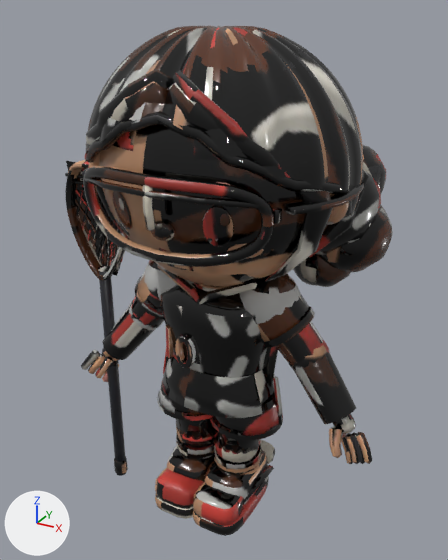
An edit to the Blender file 3D/Production/Characters/GirlField/LaxAttack_GirlField.blend, drawn before and after from the same camera.
Both versions are drawn from a 50 mm camera at (0.79, -1.409, 1.452) aimed at (-0.044, 0.107, 0.693). The lights are fixed; the arrows at lower left show +X, +Y and +Z. The picture after the commit comes second.

The first picture shows 'lax_shooter_body'.
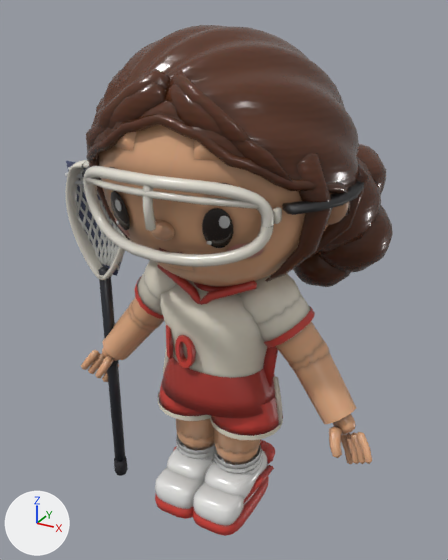
Where the change shows, as pixel boxes (x1, y1, x2, y2) in the pictures (448 x 560 px; the box of a moved part takes in the faces that stretch with it):
'lax_shooter_body', reshaped, surface changed (lighter)
    before: (65, 26, 393, 536)
    after: (65, 25, 393, 536)
part 1 of me_lax_shooter_body, moved or reshaped
    before: (119, 198, 125, 210)
    after: (115, 199, 121, 212)
part 2 of me_lax_shooter_body, moved or reshaped
    before: (113, 131, 137, 151)
    after: (114, 132, 136, 151)
part 3 of me_lax_shooter_body, moved or reshaped
    before: (86, 26, 363, 247)
    after: (92, 25, 359, 248)
part 4 of me_lax_shooter_body, surface changed (lighter)
    both: (65, 26, 393, 536)

The change in detail:
me_lax_shooter_body has 16098 vertices, 16658 faces and spans x -0.52..0.5, y -0.34..0.55, z -0.11..1.41.
me_lax_shooter_body is used by ob_lax_shooter_body; location (0.0, 0.0, 0.0).
me_lax_shooter_body part 1: the loose piece of 86 vertices spanning x -0.14..-0.11, y -0.27..-0.25, z 1.0..1.03 is moved by (0.0, -0.01, 0.0).
me_lax_shooter_body part 2: the loose piece of 143 vertices spanning x -0.18..-0.07, y -0.26..-0.18, z 1.15..1.27 is moved by (0.0, -0.01, 0.0).
me_lax_shooter_body part 3: 1345 of 16098 vertices moved; they spanned x -0.37..0.37, y -0.28..0.36, z 0.83..1.41 and now span x -0.36..0.36, y -0.27..0.35, z 0.83..1.41; mean shift (0.0, 0.0, 0.0); largest move (0.31, 0.14, 1.21) -> (0.29, 0.13, 1.2).
me_lax_shooter_body part 4: texture (UV) coordinates of 16658 of 16658 faces, centred in x -0.52..0.5, y -0.33..0.54, z -0.1..1.41, changed; they spanned u 0.01..0.99, v 0.01..0.99 and now span u 0.01..0.98, v 0.01..0.99.
